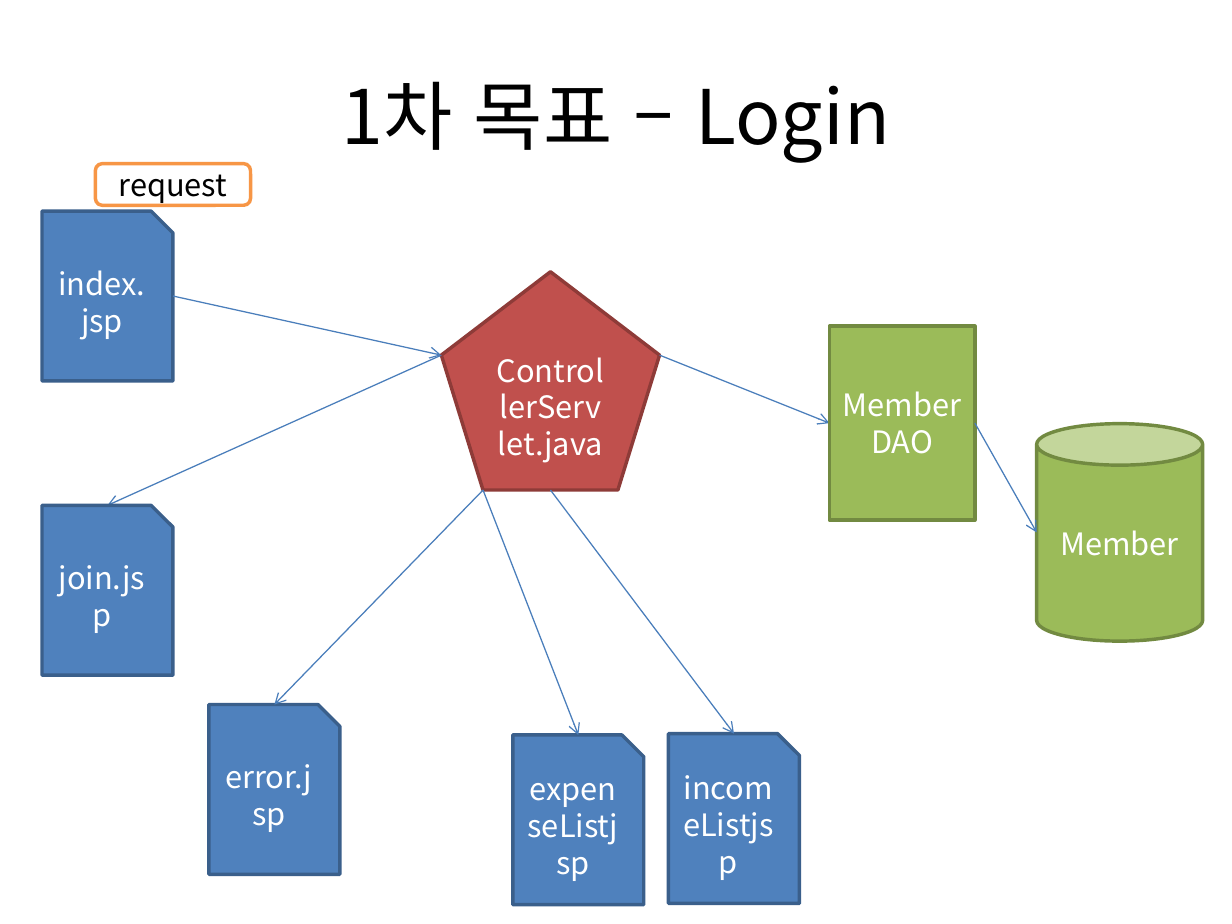
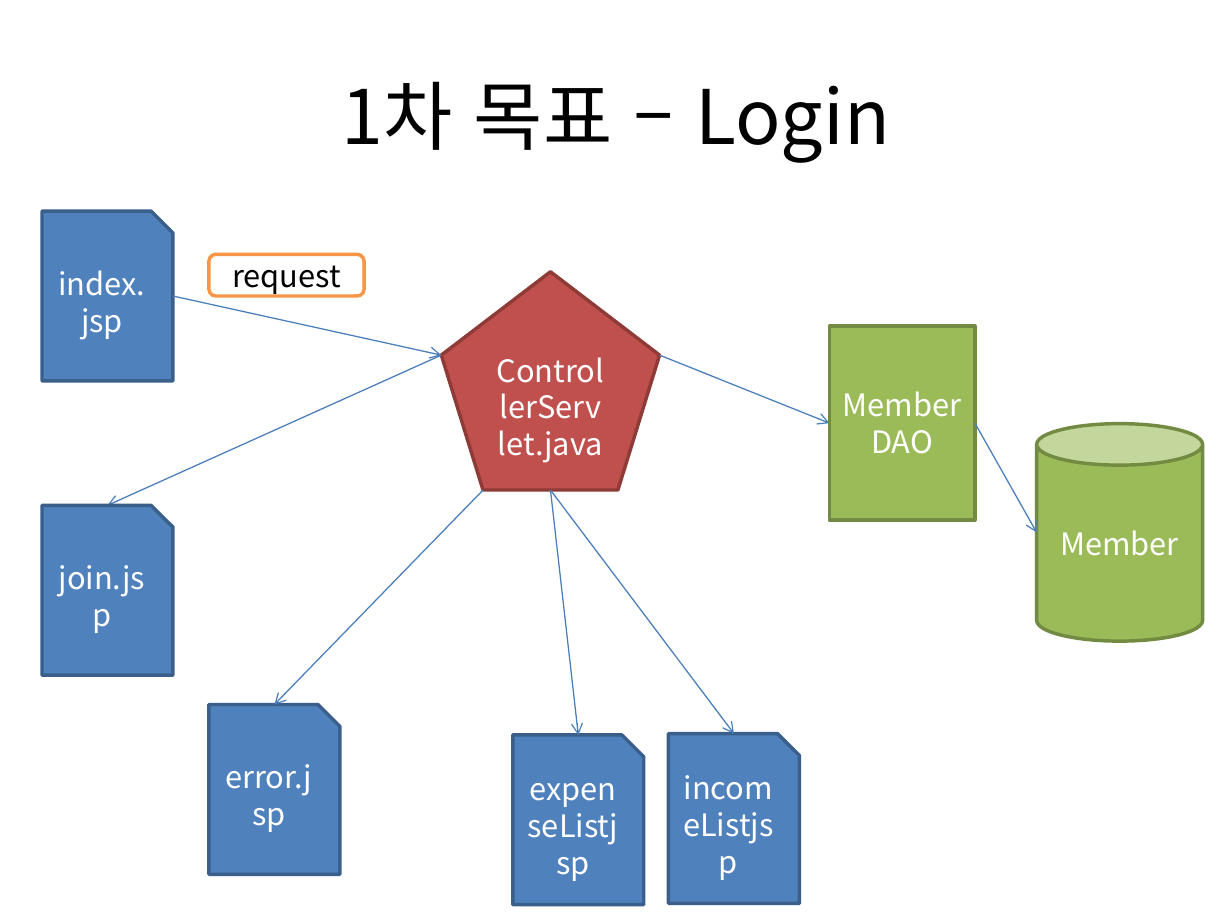
Before and after one commit to seojinkim/SecondProject, a slide deck: slide 2 of SecondProject/SecondProject.pptx. Drawn at 1232x924 pixels with LibreOffice and Linux fonts; fonts in the diff are those of the drawing. Boxes give left, top, right and bottom in pixels: in the first picture for what was removed or moved away, otherwise in the second. Text is boxed around its words. In the diff, an @@ line names an element or a change of style, - is before the commit and + after.

```diff
--- a/SecondProject/SecondProject.pptx
+++ b/SecondProject/SecondProject.pptx
@@ rounded rectangle "request": place and size @@
-rounded rectangle "request" at (95, 164, 250, 206)
+rounded rectangle "request" at (209, 254, 365, 296)
@@ arrow moved from (483, 490) - (578, 736) to (551, 490) - (578, 736) @@
```
Also in this commit, not shown: 12 slides added, 45 other files.
